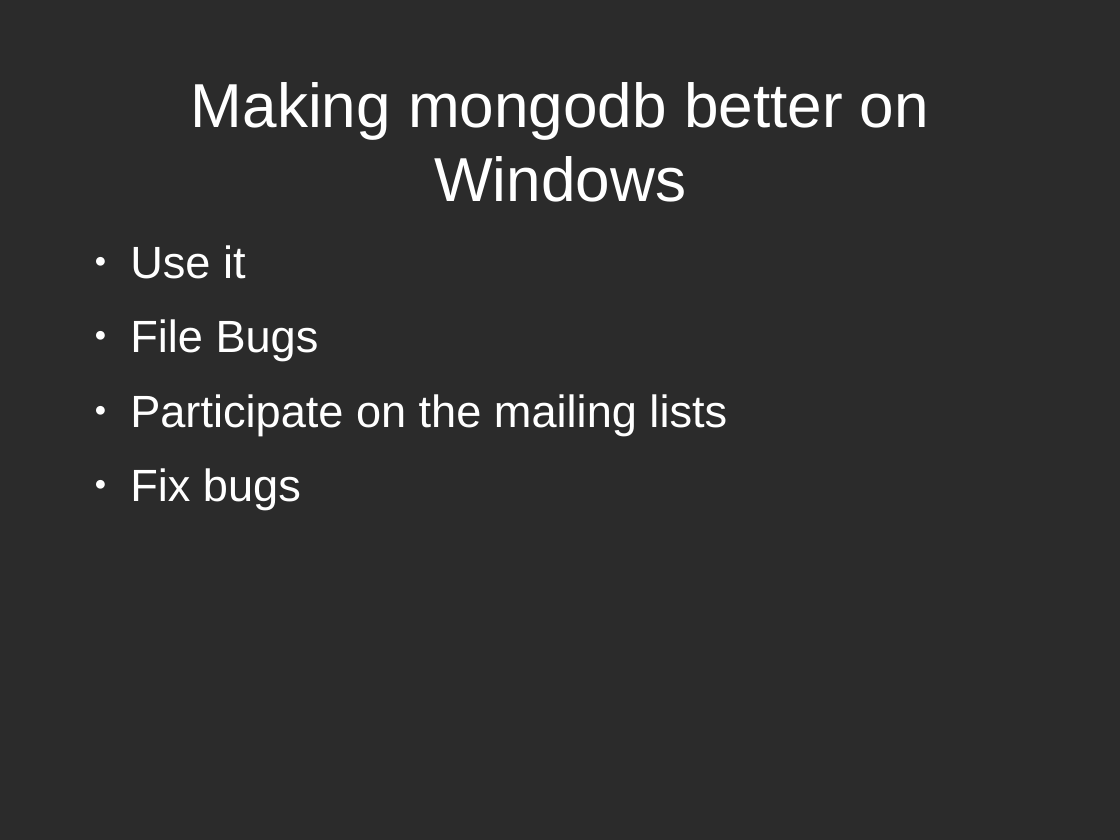
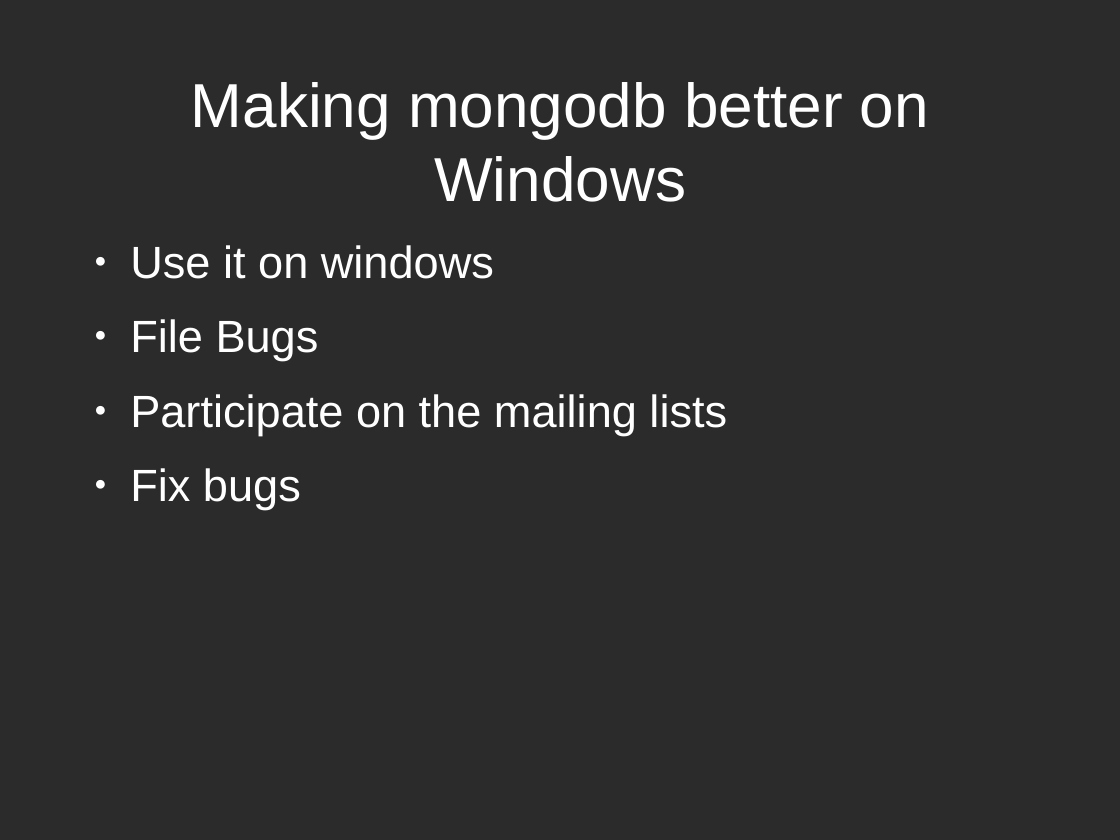
Before and after one commit to zippy1981/TalkMaterials, a slide deck: slide 28 of MongoMeetup/2010-July/Mongo Windows Administration for the Unix Programmer.odp (slide 25 before the commit). Drawn at 1120x840 pixels with LibreOffice and Linux fonts; fonts in the diff are those of the drawing; background and template pictures are left out; a plain dark background stands for a picture behind light text. Boxes give left, top, right and bottom in pixels: in the first picture for what was removed or moved away, otherwise in the second. Text is boxed around its words. In the diff, an @@ line names an element or a change of style, - is before the commit and + after.

```diff
--- a/MongoMeetup/2010-July/Mongo Windows Administration for the Unix Programmer.odp
+++ b/MongoMeetup/2010-July/Mongo Windows Administration for the Unix Programmer.odp
@@ text at <box>130,245,494,279</box>: text changed @@
-● Use it
+● Use it on windows
```
Also in this commit, not shown: 7 other slides changed, 3 slides added.
